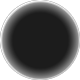
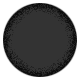
Comparing the layer stacks of the two (80, 80) images. Changes:
hid "Layer 2" over [0, 0, 80, 80]
showed "Layer 1", painted on it over [0, 0, 80, 80]
